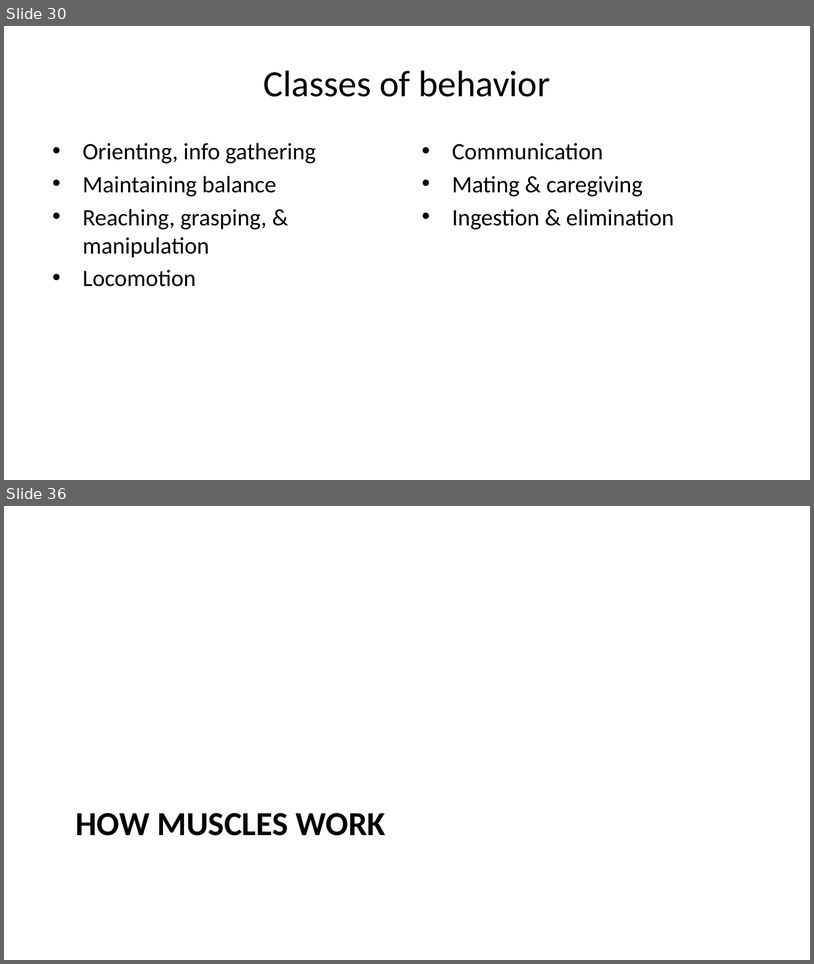
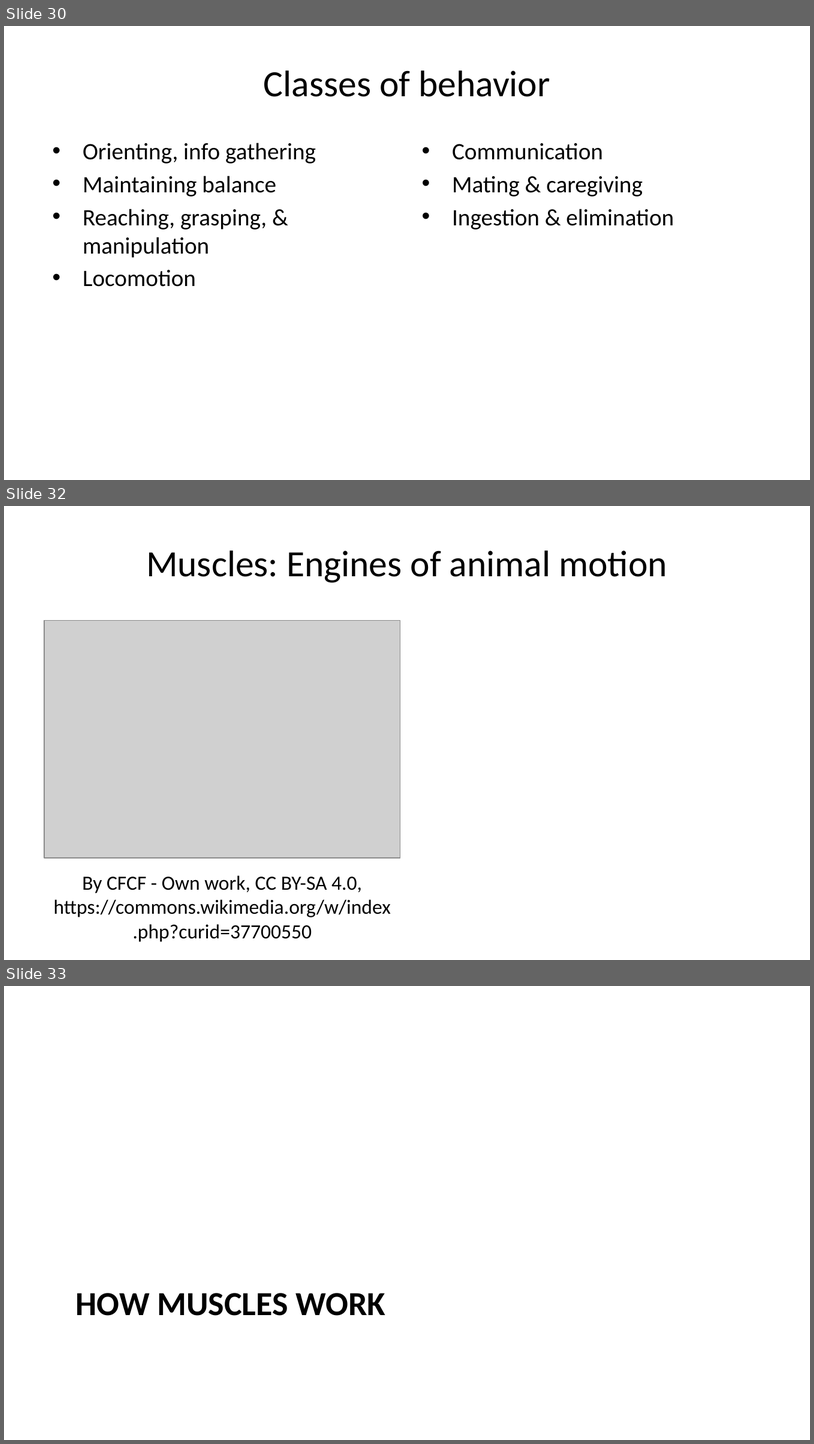
Before and after one commit to psu-psychology/psy-511-scan-fdns-2026-spring, a slide deck: docs/slides/wk-03-2026-01-29-action.pptx. Shown one above the other, each under a label of ours: slides 30 and 36 before the commit, slides 30, 32 and 33 after it; the slides between them are not shown. The pictures are 814x964 and 814x1444 pixels, drawn with LibreOffice and Linux fonts; fonts in the diff are those of the drawing; grey boxes stand for pictures. Boxes give left, top, right and bottom in pixels: in the first picture for what was removed or moved away, otherwise in the second. Text is boxed around its words. In the diff, an @@ line names an element or a change of style, - is before the commit and + after.

```diff
--- a/docs/slides/wk-03-2026-01-29-action.pptx
+++ b/docs/slides/wk-03-2026-01-29-action.pptx
@@ slide 32 added at (4, 506, 810, 960), background #FFFFFF @@
@@ title added at (146, 550, 668, 583), 33 pt, text #000000 @@
+Muscles: Engines of animal motion
@@ picture added at (44, 621, 401, 858) @@
@@ text added at (54, 875, 391, 942), 18 pt, text #000000 @@
+By CFCF - Own work, CC BY-SA 4.0, https://commons.wikimedia.org/w/index.php?curid=37700550
@@ what was slide 36 is now slide 33 @@
```
Also in this commit, not shown: 13 slides changed, 3 other slides added, 6 slides removed, 33 other files.
